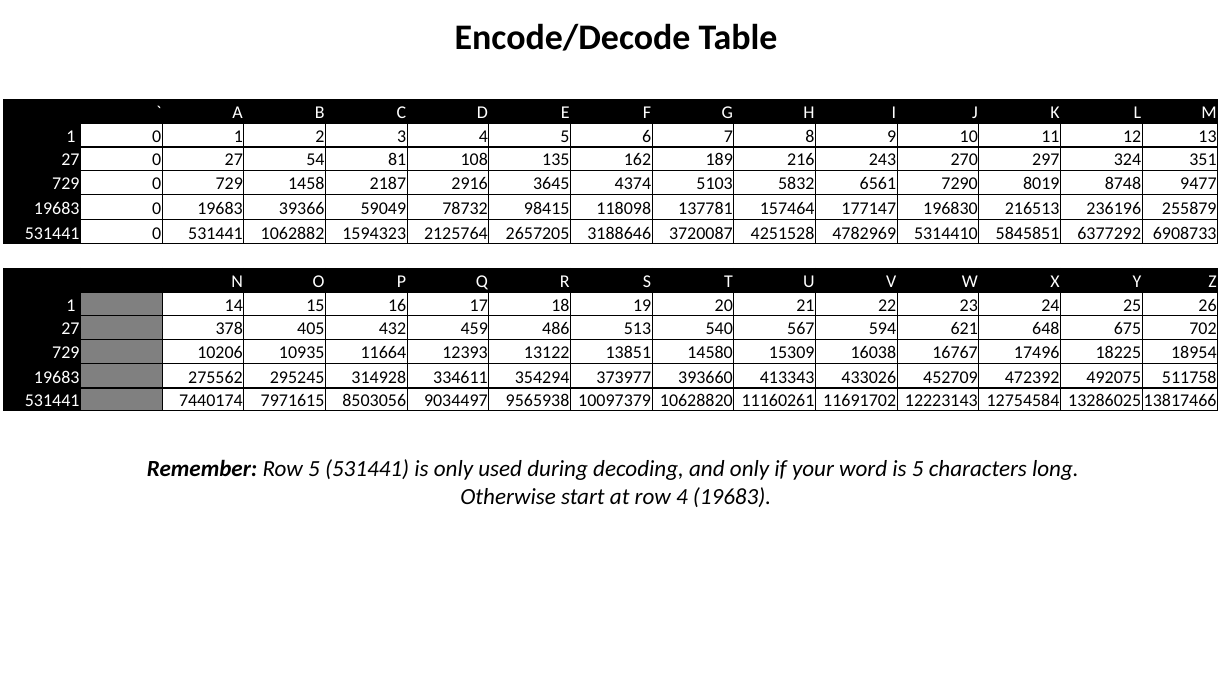
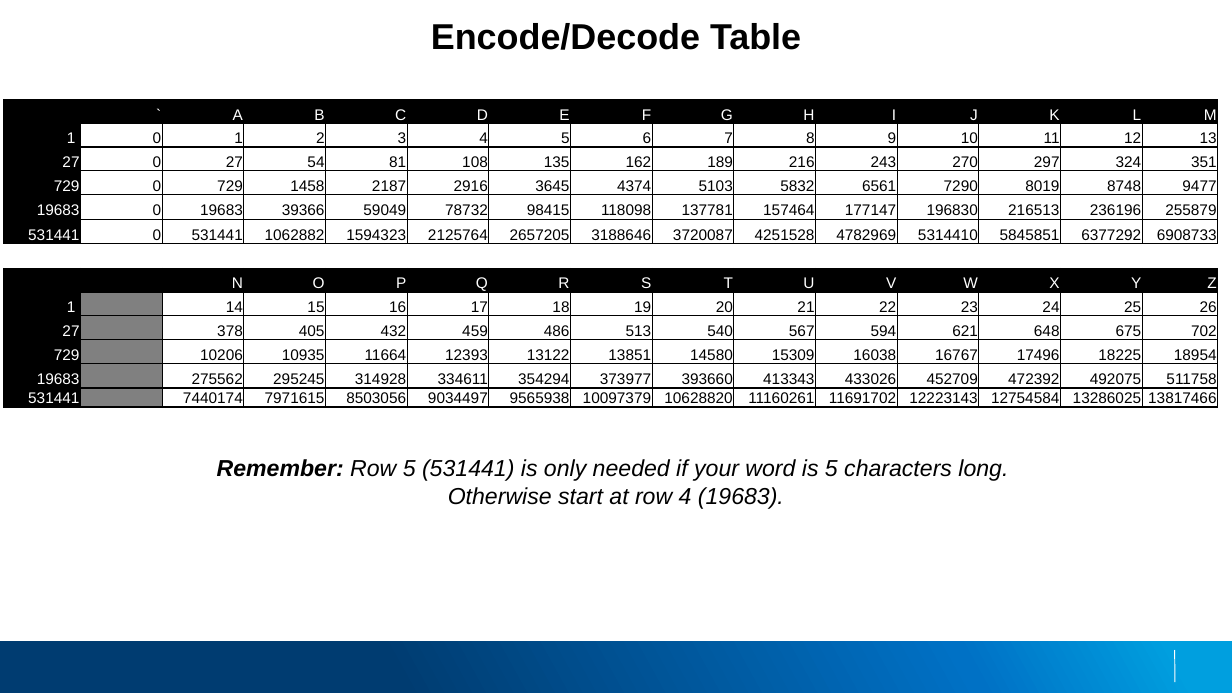
Before and after one commit to applesauce49/lincoln_high, a slide deck: slide 21 of presos/LincolnHighVisit-2019.pptx (slide 10 before the commit). Drawn at 1232x693 pixels with LibreOffice and Linux fonts; fonts in the diff are those of the drawing; background and template pictures are left out. Boxes give left, top, right and bottom in pixels: in the first picture for what was removed or moved away, otherwise in the second. Text is boxed around its words. In the diff, an @@ line names an element or a change of style, - is before the commit and + after.

Commit message:
Updated slides with new theme, and refined content.

```diff
--- a/presos/LincolnHighVisit-2019.pptx
+++ b/presos/LincolnHighVisit-2019.pptx
@@ text "Encode/Decode Table" at (431, 23, 801, 50): font Calibri to Arial @@
@@ table at (4, 100, 1214, 411) @@
@@ size 14 to 12 pt, font Calibri to Arial @@
@@ text at (217, 459, 1008, 481): text changed; font Calibri to Arial @@
-Remember: Row 5 (531441) is only used during decoding, and only if your word is 5 characters long.
+Remember: Row 5 (531441) is only needed if your word is 5 characters long.
@@ text at (448, 487, 784, 509): font Calibri to Arial in "Otherwise start at row 4 (19683)." @@
@@ rectangle added at (0, 641, 1232, 693), fill gradient #003C71 to #0071C5 to #009FDF @@
@@ line added from (1175, 650) to (1176, 682), #FFFFFF 0.75 pt @@
```
Also in this commit, not shown: 7 other slides changed, 14 slides added, 8 slides removed.
